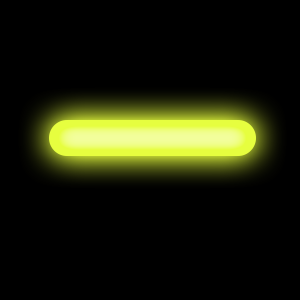
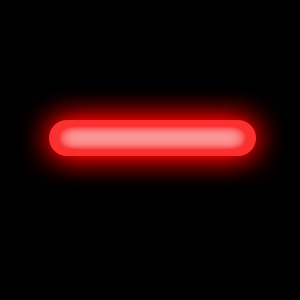
Layered file, before and after one edit (300x300). Changes by layer:
pixels changed over [20, 89, 285, 187] (layer not identified)
